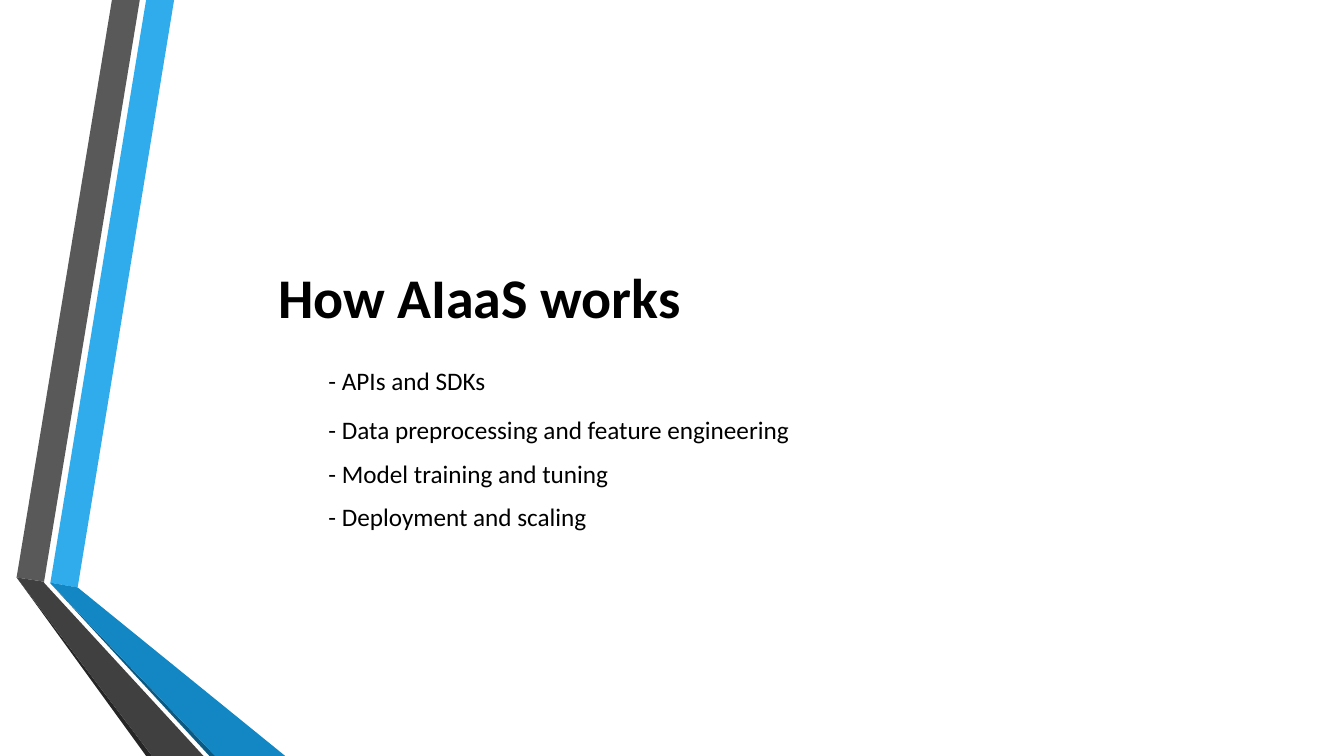
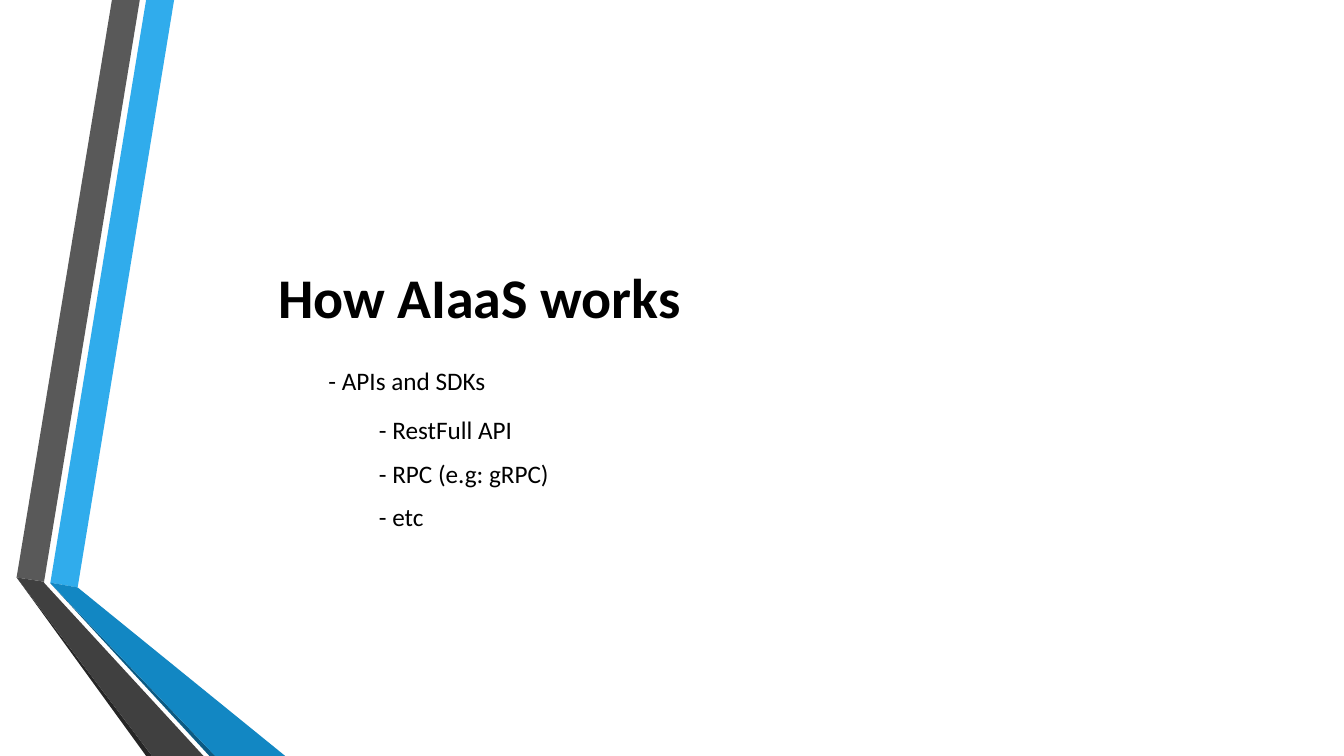
Before and after one commit to SC-One/Simple_AIaaS, a slide deck: slide 6 of Presentation/AIaaS_V3.pptx. Drawn at 1344x756 pixels with LibreOffice and Linux fonts; fonts in the diff are those of the drawing; background and template pictures are left out. Boxes give left, top, right and bottom in pixels: in the first picture for what was removed or moved away, otherwise in the second. Text is boxed around its words. In the diff, an @@ line names an element or a change of style, - is before the commit and + after.

Commit message:
changed Slides

```diff
--- a/Presentation/AIaaS_V3.pptx
+++ b/Presentation/AIaaS_V3.pptx
@@ text at [392, 421, 549, 526]: text changed @@
-  - Data preprocessing and feature engineering
-  - Model training and tuning
-  - Deployment and scaling
+- RestFull API
+- RPC (e.g: gRPC)
+- etc
```
Also in this commit, not shown: 5 other slides changed, 1 slide added, 1 slide removed.
